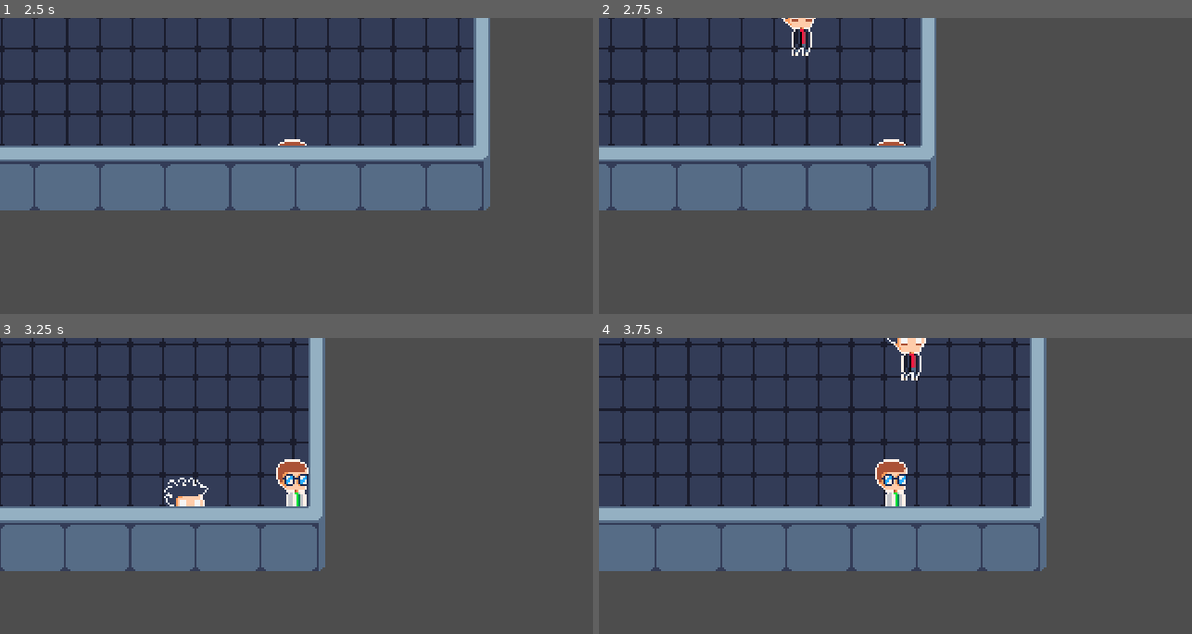
Above: before the commit, frames 1-4 (two rows, left to right).
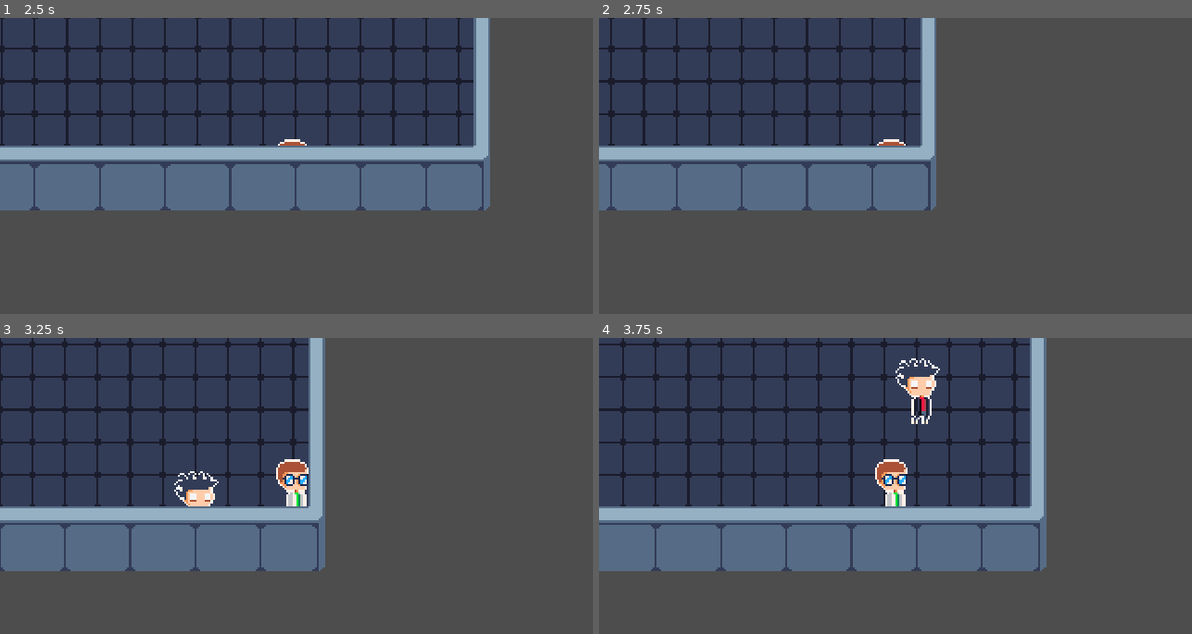
Above: after the commit, the same moments.

Repository: Matheuspimentell/Math-Hero
Game: Godot game, scene res://levels/test_level.tscn
Same seed, same stepped clock (60 frames per second), same inputs: the game is played once before the commit and once after it. This scene is started directly instead of the project's main scene.
Inputs:
- Up to frame 1 (2.5 s): tap Enter at 0.5 s; hold D (move_right) 0.53-1.28 s; tap Space at 1.25 s; hold S (move_down) 1.28-2.03 s; hold D (move_right) from 2.03 s (still down)
- Up to frame 2 (2.75 s): keep holding D (move_right)
- Up to frame 3 (3.25 s): release D (move_right) at 2.78 s; hold W (move_up) from 2.78 s (still down)
- Up to frame 4 (3.75 s): release W (move_up) at 3.53 s; hold A (move_left) from 3.53 s (still down)

Frame 1 is identical in both runs. In frame 2, 0.4% of the frame differs, in the area x 30-37%, y 0-13%; in frame 3, 0.5%; in frame 4, 1.0%, in the area x 48-58%, y 0-30%.

Commit message:
Added exclamation mark sprite and made enemy detection area larger

Diff:
--- a/levels/test_level.tscn
+++ b/levels/test_level.tscn
@@ -17,4 +17,4 @@
 position = Vector2(42, 174)
 
 [node name="enemy" parent="." instance=ExtResource("4_n1fce")]
-position = Vector2(254, 195)
+position = Vector2(259, 174)
--- a/models/characters/Character.tscn
+++ b/models/characters/Character.tscn
@@ -10,7 +10,6 @@
 script = ExtResource("1_0kgxi")
 
 [node name="CollisionShape2D" type="CollisionShape2D" parent="."]
-visible = false
 position = Vector2(0, 13)
 shape = SubResource("RectangleShape2D_ecyy6")
 
--- a/models/npcs/friendly/friendly_robot.tscn
+++ b/models/npcs/friendly/friendly_robot.tscn
@@ -16,7 +16,6 @@
 texture = ExtResource("1_8u7w7")
 
 [node name="Interective Area" type="Area2D" parent="."]
-visible = false
 script = ExtResource("2_qiyop")
 
 [node name="Interactive Area Shape" type="CollisionShape2D" parent="Interective Area"]
@@ -24,7 +23,6 @@
 shape = SubResource("RectangleShape2D_516gp")
 
 [node name="CollisionShape2D" type="CollisionShape2D" parent="."]
-visible = false
 position = Vector2(0, 12)
 shape = SubResource("RectangleShape2D_6ilty")
 
--- a/models/npcs/hostile/hostile_scientist.tscn
+++ b/models/npcs/hostile/hostile_scientist.tscn
@@ -7,7 +7,7 @@
 size = Vector2(24, 6)
 
 [sub_resource type="RectangleShape2D" id="RectangleShape2D_3shii"]
-size = Vector2(150, 32)
+size = Vector2(58, 470)
 
 [node name="hostile_scientist" type="CharacterBody2D"]
 script = ExtResource("1_1lsn3")
@@ -18,12 +18,11 @@
 texture = ExtResource("2_pxxfv")
 
 [node name="CollisionShape2D" type="CollisionShape2D" parent="."]
-visible = false
 position = Vector2(-1, 13)
 shape = SubResource("RectangleShape2D_rycfo")
 
 [node name="InteractionArea" type="Area2D" parent="."]
-visible = false
 
 [node name="CollisionShape2D" type="CollisionShape2D" parent="InteractionArea"]
+position = Vector2(0, 14)
 shape = SubResource("RectangleShape2D_3shii")
Binary file added: media/art/exclamation_mark.aseprite
